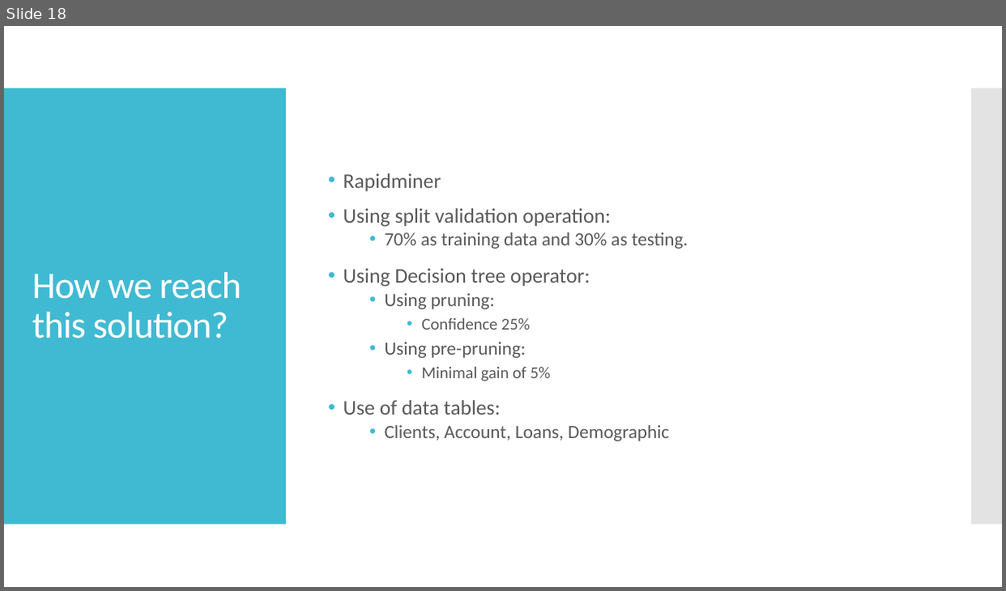
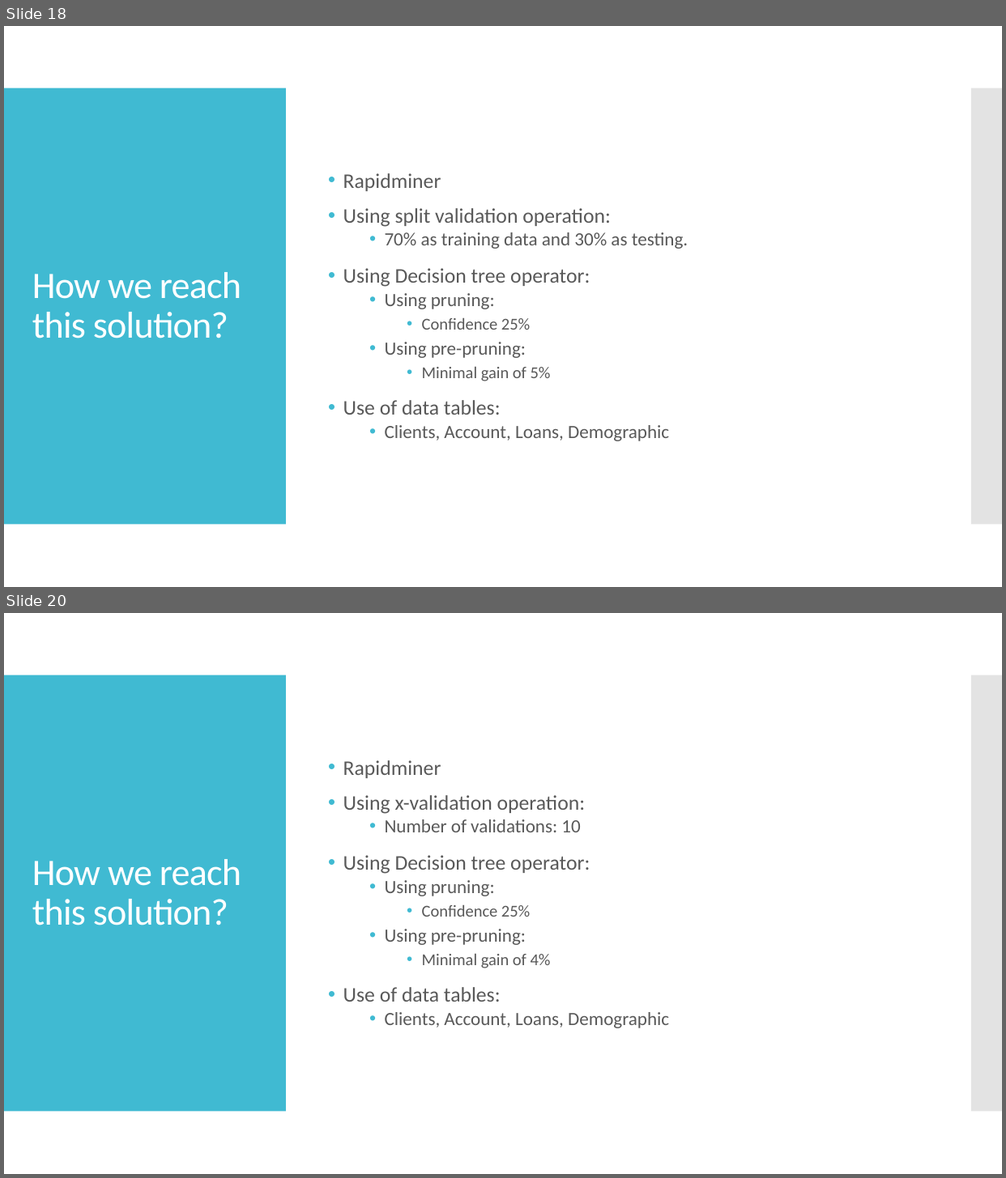
Before and after one commit to jpdias/banking-dm-case-study, a slide deck: Banking Data Mining.pptx. Shown one above the other, each under a label of ours: slide 18 before the commit, slides 18 and 20 after it; the slides between them are not shown. The pictures are 1006x591 and 1006x1178 pixels, drawn with LibreOffice and Linux fonts; fonts in the diff are those of the drawing. Boxes give left, top, right and bottom in pixels: in the first picture for what was removed or moved away, otherwise in the second. Text is boxed around its words. In the diff, an @@ line names an element or a change of style, - is before the commit and + after.

```diff
--- a/Banking Data Mining.pptx
+++ b/Banking Data Mining.pptx
@@ slide 20 added at box(4, 613, 1002, 1174), background #FFFFFF; not listed: 2 template elements that a slide beside it also shows @@
@@ text added at box(343, 760, 669, 1029), 18 pt, text #595959 @@
+• Rapidminer
+• Using x-validation operation:
+  • Number of validations: 10
+• Using Decision tree operator:
+  • Using pruning:
+    • Confidence 25%
+  • Using pre-pruning:
+    • Minimal gain of 4%
+• Use of data tables:
+  • Clients, Account, Loans, Demographic
@@ title added at box(32, 859, 241, 926), 36 pt, text #FFFFFF @@
+How we reach this solution?
```
Also in this commit, not shown: 2 slides changed, 2 other slides added, 2 slides removed, 6 other files.
